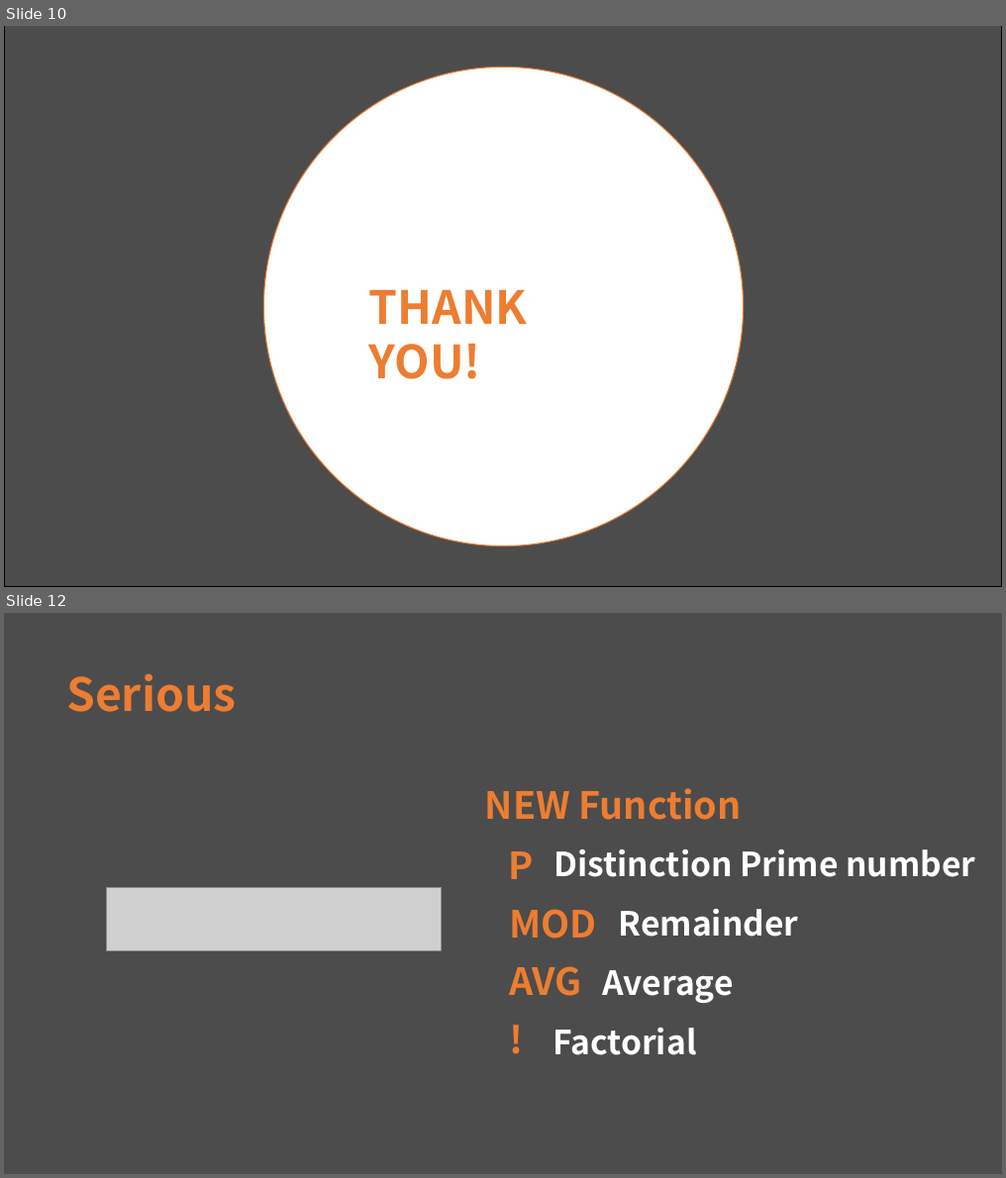
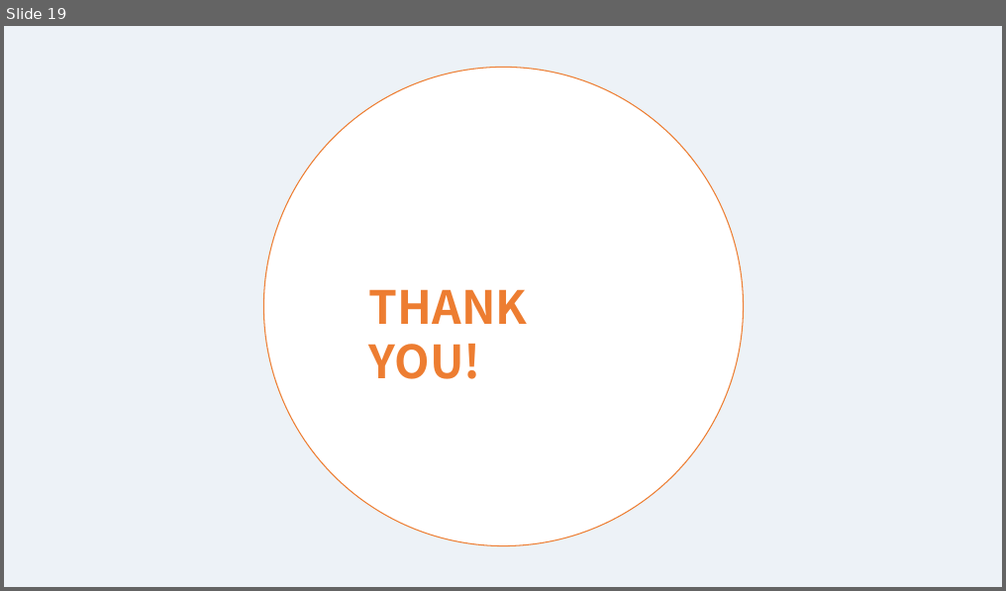
Before and after one commit to hbseo/desktop_calculator, a slide deck: The Others/Final.pptx. Shown one above the other, each under a label of ours: slides 10 and 12 before the commit, slide 19 after it; the slides between them are not shown. The pictures are 1006x1178 and 1006x591 pixels, drawn with LibreOffice and Linux fonts; fonts in the diff are those of the drawing; grey boxes stand for pictures. Boxes give left, top, right and bottom in pixels: in the first picture for what was removed or moved away, otherwise in the second. Text is boxed around its words. In the diff, an @@ line names an element or a change of style, - is before the commit and + after.

```diff
--- a/The Others/Final.pptx
+++ b/The Others/Final.pptx
@@ slide 12 removed at (4, 613, 1002, 1174), background #4C4C4C @@
@@ text removed at (66, 673, 236, 712) @@
-Serious
@@ text removed at (485, 788, 741, 820) @@
-NEW Function
@@ text removed at (554, 850, 975, 877) @@
-Distinction Prime number
@@ text removed at (508, 852, 533, 879) @@
-P
@@ picture removed at (107, 888, 442, 952) @@
@@ text removed at (509, 909, 596, 939) @@
-MOD
@@ text removed at (619, 909, 799, 937) @@
-Remainder
@@ text removed at (509, 966, 582, 996) @@
-AVG
@@ text removed at (603, 970, 734, 1003) @@
-Average
@@ text removed at (502, 1013, 530, 1065) @@
-!
@@ text removed at (552, 1028, 696, 1056) @@
-Factorial
@@ what was slide 10 is now slide 19 @@
@@ slide 19 changed as well @@
@@ background #FFFFFF to #EDF2F7 @@
@@ rectangle removed at (4, 26, 1002, 587) @@
```
Also in this commit, not shown: 8 other slides changed, 10 slides added, 2 other slides removed.
